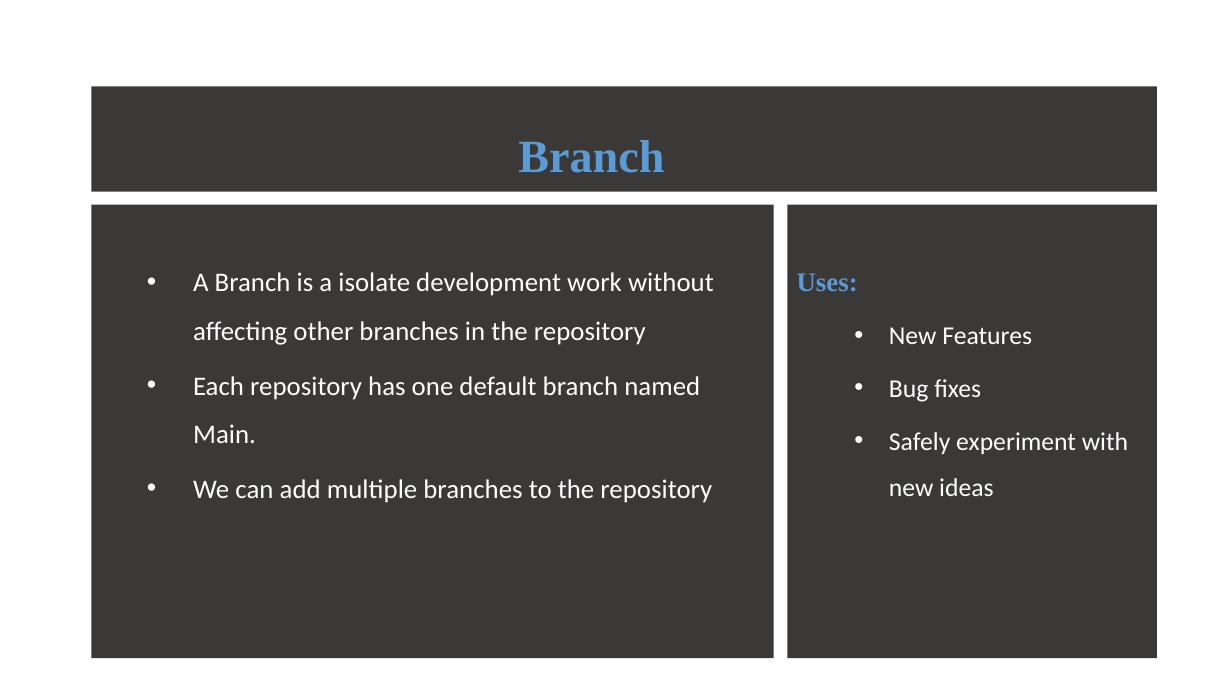
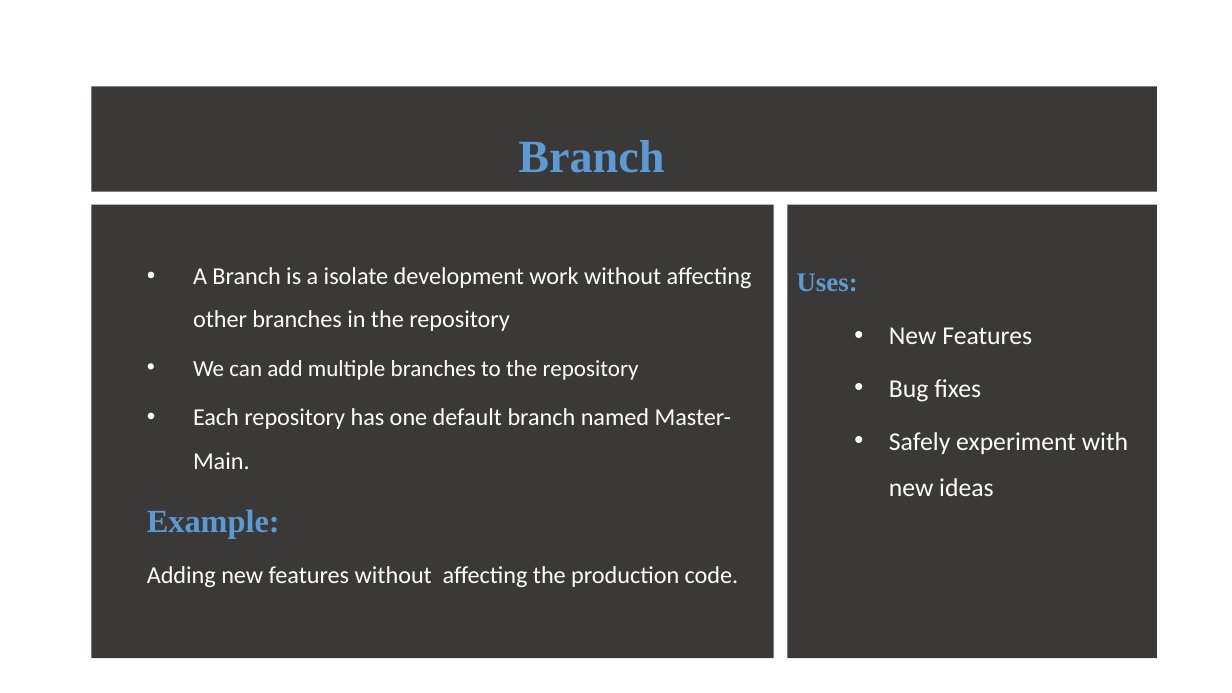
Before and after one commit to ATE186-Murali/PPT, a slide deck: slide 13 of GitHub.pptx (slide 11 before the commit). Drawn at 1232x693 pixels with LibreOffice and Linux fonts; fonts in the diff are those of the drawing. Boxes give left, top, right and bottom in pixels: in the first picture for what was removed or moved away, otherwise in the second. Text is boxed around its words. In the diff, an @@ line names an element or a change of style, - is before the commit and + after.

```diff
--- a/GitHub.pptx
+++ b/GitHub.pptx
@@ subtitle at [193, 267, 752, 380]: size 20.9 to 18.9 pt in "A Branch is a isolate development work ..."; size 20.9 to 18 pt in "We can add multiple branches to the ..." @@
@@ subtitle at [193, 376, 700, 443]: paragraph removed @@
-  • Each repository has one default branch named Main.
@@ subtitle at [147, 408, 739, 587]: paragraphs added @@
+  • Each repository has one default branch named Master-Main.
+  Example:
+  Adding new features without affecting the production code.
```
Also in this commit, not shown: 2 other slides changed, 3 slides added.
